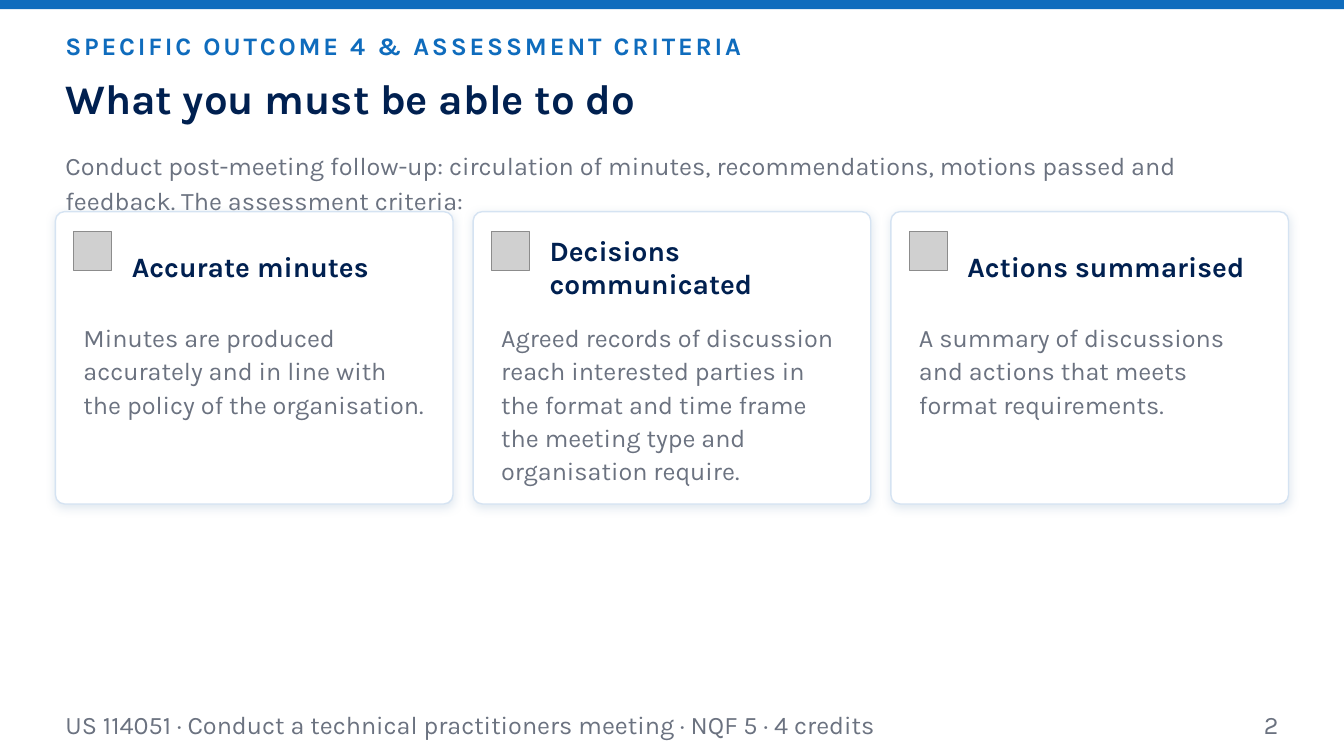
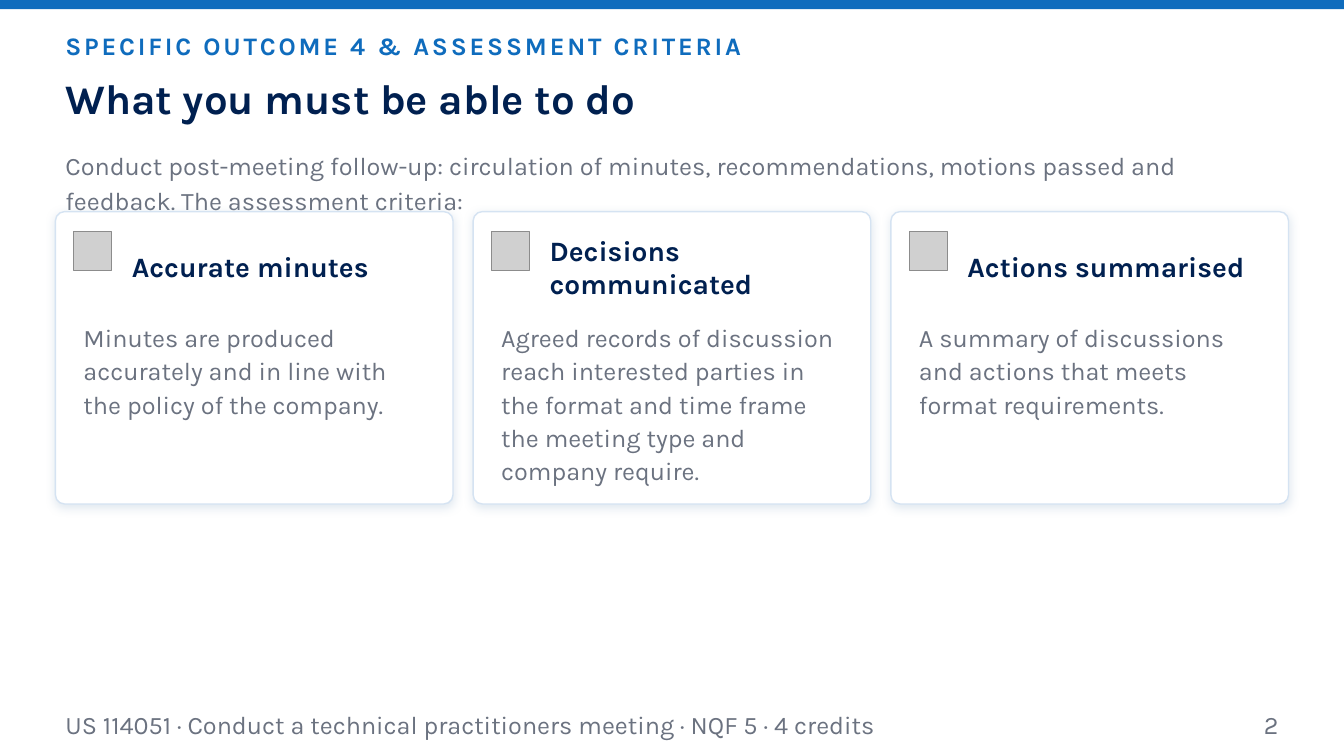
Before and after one commit to andrekyle/ITsystemsupport, a slide deck: slide 2 of public/downloads/US-114051-L4-Post-Meeting-Follow-Up.pptx. Drawn at 1344x756 pixels with LibreOffice and Linux fonts; fonts in the diff are those of the drawing; grey boxes stand for pictures. Boxes give left, top, right and bottom in pixels: in the first picture for what was removed or moved away, otherwise in the second. Text is boxed around its words. In the diff, an @@ line names an element or a change of style, - is before the commit and + after.

```diff
--- a/public/downloads/US-114051-L4-Post-Meeting-Follow-Up.pptx
+++ b/public/downloads/US-114051-L4-Post-Meeting-Follow-Up.pptx
@@ text at (501, 329, 833, 486): text changed @@
-Agreed records of discussion reach interested parties in the format and time frame the meeting type and organisation require.
+Agreed records of discussion reach interested parties in the format and time frame the meeting type and company require.
@@ text at (83, 330, 386, 420): text changed @@
-Minutes are produced accurately and in line with the policy of the organisation.
+Minutes are produced accurately and in line with the policy of the company.
```
Also in this commit, not shown: 2 other slides changed, 19 other files.
